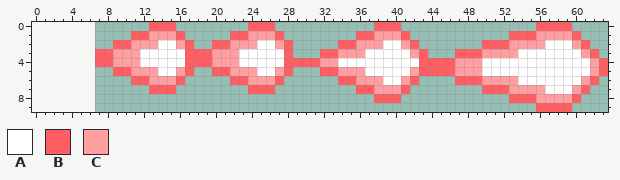
A pixel-art sprite gets an edit: assets/spritesheets/redBullet.png. That is the earlier state.
The file is 57x10 pixels. The old version is drawn lined up with the new one, on the new canvas.
Palette (. is transparent): A #ffffff  B #ff5e62  C #ff9fa2
Pixels before, first column x 7:
 0 ......BBB........BBB...........BBB...............BBBB....
 1 ....BBCCCB.....BBCCCB........BBCCCB...........BBBCCCCB...
 2 ..BBCCCAACB..BBCCCAACB.....BBCCCAACB.......BBBCCCCAAACB..
 3 BBCCCAAAAABBBCCCAAAAAB...BBCCCAAAAACB...BBBCCCCAAAAAAACB.
 4 BBCCCAAAAABBBCCCAAAAABBBBCCAAAAAAAAABBBBCCCAAAAAAAAAAAACB
 5 ..BBCCCAACB..BBCCCAACB...BBCCCAAAAACBBBBCCCAAAAAAAAAAAACB
 6 ....BBCCCB.....BBCCCB......BBCCCAACB....BBBCCCCAAAAAAACB.
 7 ......BBB........BBB.........BBCCCB........BBBCCCCAAACB..
 8 ...............................BBB............BBBCCCCB...
 9 .................................................BBBB....
And afterwards:
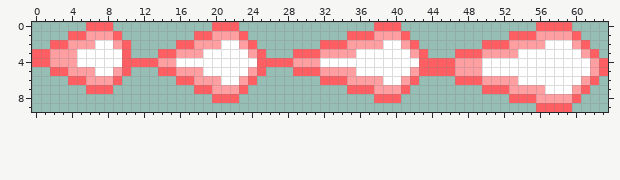
Difference:
canvas 57x10 -> 64x10, the old top-left corner now at 7,0
Changed rows in their new state; - is an unchanged pixel.
first column x 0:
 0 ------BBB----...----BBB-...----------
 1 ----BBCCCB-......-BBCCC-....-------B-
 2 --BBCCCAAC-.....B-CCCAA-B....---BB-C-
 3 BBCCCAAAAAB...BBCCCAAAA-CB...BBBCC--A
 4 BBCCCAAAAABBBBCC-AAAAAA--BBB-CCCAA---
 5 --BBCCCAAC-...BB-CCAAAAA-B...BBBCC--A
 6 ----BBCCCB-.....-BCCCAACB...----BB-C-
 7 ------BBB----...--BBCCCB...--------B-
 8 --------------------BBB--------------
